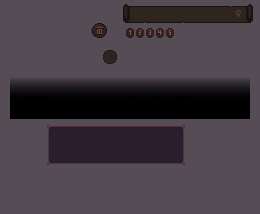
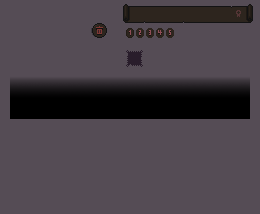
Comparing the layer stacks of the two w=260, h=214 images. Changes:
removed group "ItemInfoContainer.png" (2 layers) over [47, 125, 185, 165]
removed layer "Layer 4" from group "ItemInfoContainer.png" over [49, 127, 183, 163]
removed layer "Layer 3" from group "ItemInfoContainer.png" over [47, 125, 185, 165]
painted on "InventoryItemSlot.png" over [103, 50, 143, 67]
